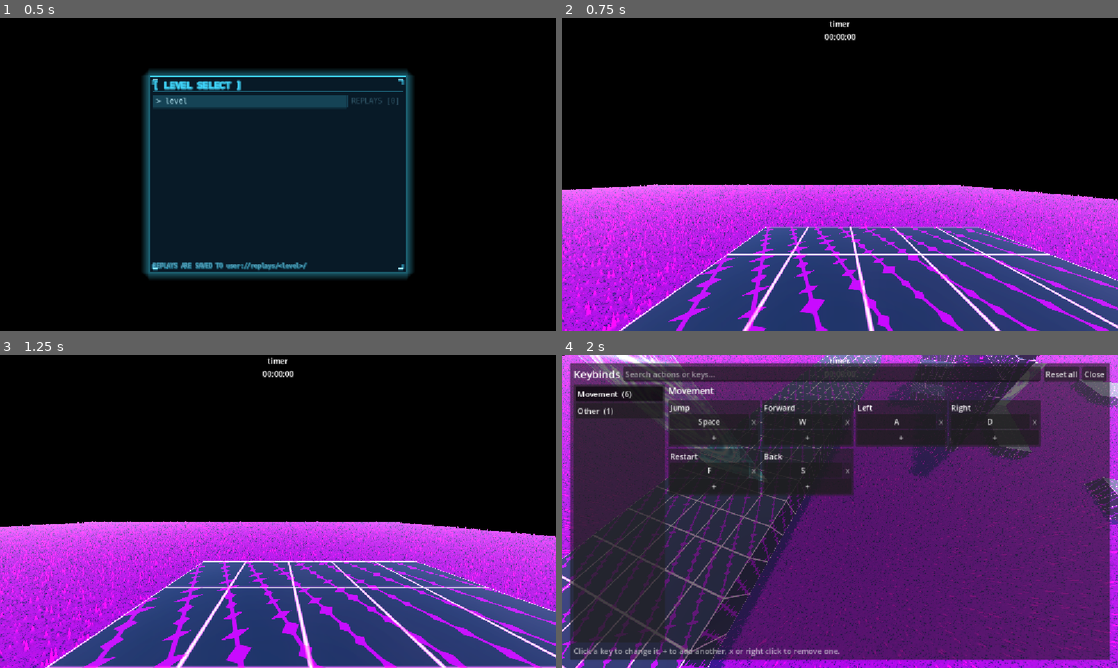
Above: before the commit, frames 1-4 (two rows, left to right).
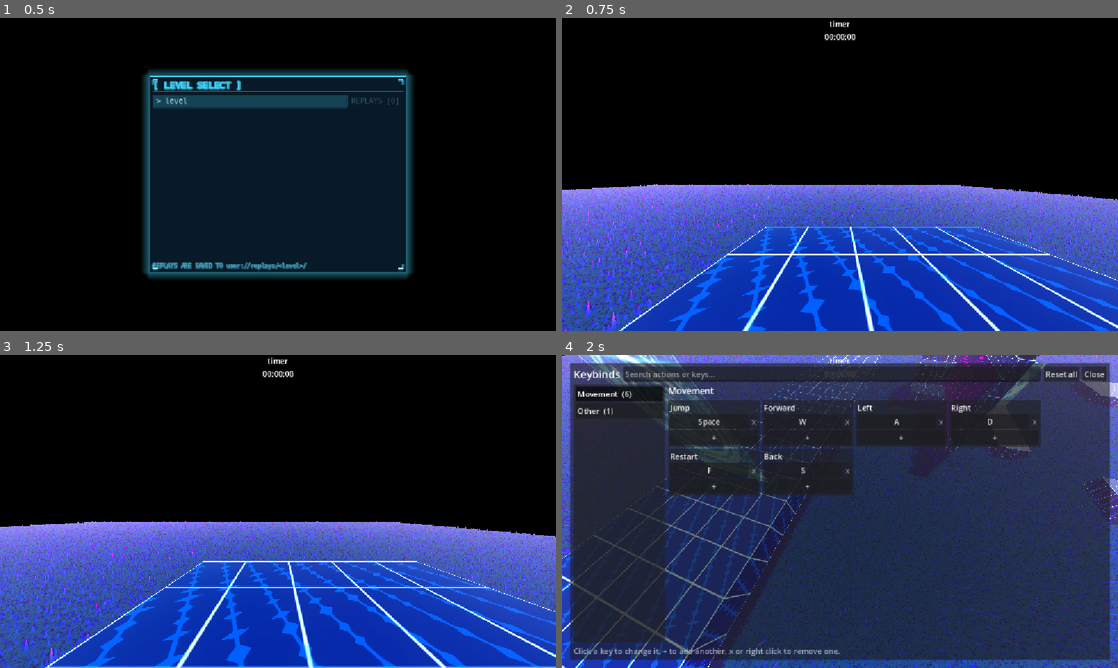
Above: after the commit, the same moments.

Repository: rsa17826/srtest
Game: Godot game, scene res://scenes/level-select/level-select.tscn
Two runs of this game, one before a commit and one after it. Both use one fixed random seed, a clock stepped at 60 frames per second and the inputs below.
Inputs (mouse positions are in pixels of both pictures, inside the frame that each line leads up to):
- Up to frame 1 (0.5 s): no input
- Up to frame 2 (0.75 s): click "> level" at 0.5 s
- Up to frame 3 (1.25 s): no input
- Up to frame 4 (2 s): tap Enter (ui_accept) at 1.25 s; move the mouse to (962, 495) at 1.27 s; hold D (right) from 1.28 s (still down); tap ` (show_keybinds) at 1.35 s; click (962, 495) at 1.42 s; tap Space (jump) at 1.52 s

Frame 1 is identical in both runs. In frame 2, 45% of the frame differs, in the area x 0-100%, y 53-100%; in frame 3, 45%; in frame 4, 54%, in the area x 0-100%, y 0-100%.

Commit message:
NO MESSAGE SET

Diff:
--- a/gridmap/basic/main.tscn
+++ b/gridmap/basic/main.tscn
@@ -5,12 +5,12 @@
 [sub_resource type="ShaderMaterial" id="ShaderMaterial_lh8ei"]
 render_priority = 0
 shader = ExtResource("2_xfwl5")
-shader_parameter/base_color = Color(0.08, 0.09, 0.14, 1)
-shader_parameter/line_color = Color(0.8740201, 0.39386892, 1, 1)
+shader_parameter/base_color = Color(8.338652e-06, 0.067108035, 0.2664409, 1)
+shader_parameter/line_color = Color(0.44515145, 0.6266843, 1, 1)
 shader_parameter/cell_size = 1.0
 shader_parameter/line_width = 0.03
 shader_parameter/emission_strength = 1.5
-shader_parameter/move_color = Color(0.21016797, 0.0030127924, 0.29356346, 1)
+shader_parameter/move_color = Color(3.5087316e-05, 0.09759768, 0.36068362, 1)
 shader_parameter/move_dir = Vector2(0.5, 1)
 shader_parameter/move_speed = 0.5
 shader_parameter/move_spacing = 0.5
--- a/gridmap/mesh.tres
+++ b/gridmap/mesh.tres
@@ -10,12 +10,12 @@
 [sub_resource type="ShaderMaterial" id="ShaderMaterial_lh8ei"]
 render_priority = 0
 shader = ExtResource("1_4oiww")
-shader_parameter/base_color = Color(0.08, 0.09, 0.14, 1)
-shader_parameter/line_color = Color(0.8740201, 0.39386892, 1, 1)
+shader_parameter/base_color = Color(8.338652e-06, 0.067108035, 0.2664409, 1)
+shader_parameter/line_color = Color(0.44515145, 0.6266843, 1, 1)
 shader_parameter/cell_size = 1.0
 shader_parameter/line_width = 0.03
 shader_parameter/emission_strength = 1.5
-shader_parameter/move_color = Color(0.21016797, 0.0030127924, 0.29356346, 1)
+shader_parameter/move_color = Color(3.5087316e-05, 0.09759768, 0.36068362, 1)
 shader_parameter/move_dir = Vector2(0.5, 1)
 shader_parameter/move_speed = 0.5
 shader_parameter/move_spacing = 0.5
@@ -56,8 +56,8 @@
 [sub_resource type="ShaderMaterial" id="ShaderMaterial_7uph4"]
 render_priority = 0
 shader = ExtResource("3_5c8e7")
-shader_parameter/base_color = Color(0.3705979, 0.0003571783, 0.4499616, 1)
-shader_parameter/glow_color = Color(0.22824928, 8.700837e-05, 0.26187387, 1)
+shader_parameter/base_color = Color(0, 0.14509805, 0.22352941, 1)
+shader_parameter/glow_color = Color(0.03529412, 0, 0.72156864, 1)
 shader_parameter/rim_power = 4.0
 shader_parameter/rim_strength = 0.3
 shader_parameter/tip_glow = 100.0
--- a/gridmap/spiky floor/main.tscn
+++ b/gridmap/spiky floor/main.tscn
@@ -10,8 +10,8 @@
 [sub_resource type="ShaderMaterial" id="ShaderMaterial_7uph4"]
 render_priority = 0
 shader = ExtResource("2_6pvfw")
-shader_parameter/base_color = Color(0.3705979, 0.0003571783, 0.4499616, 1)
-shader_parameter/glow_color = Color(0.22824928, 8.700837e-05, 0.26187387, 1)
+shader_parameter/base_color = Color(0, 0.14509805, 0.22352941, 1)
+shader_parameter/glow_color = Color(0.03529412, 0, 0.72156864, 1)
 shader_parameter/rim_power = 4.0
 shader_parameter/rim_strength = 0.3
 shader_parameter/tip_glow = 100.0
